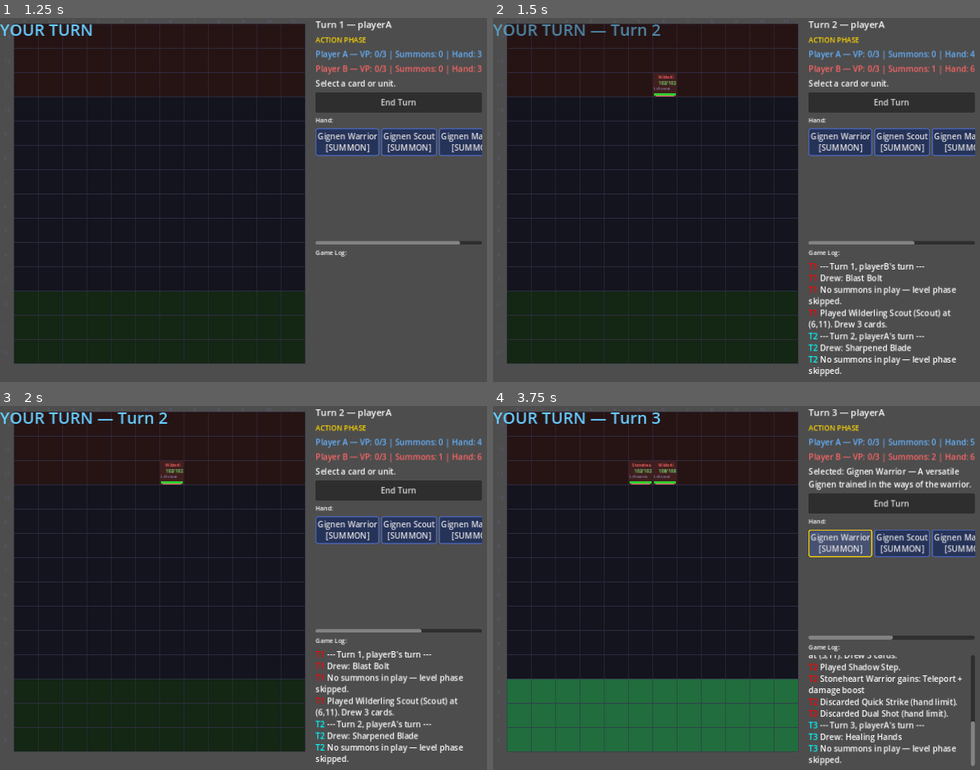
Above: before the commit, frames 1-4 (two rows, left to right).
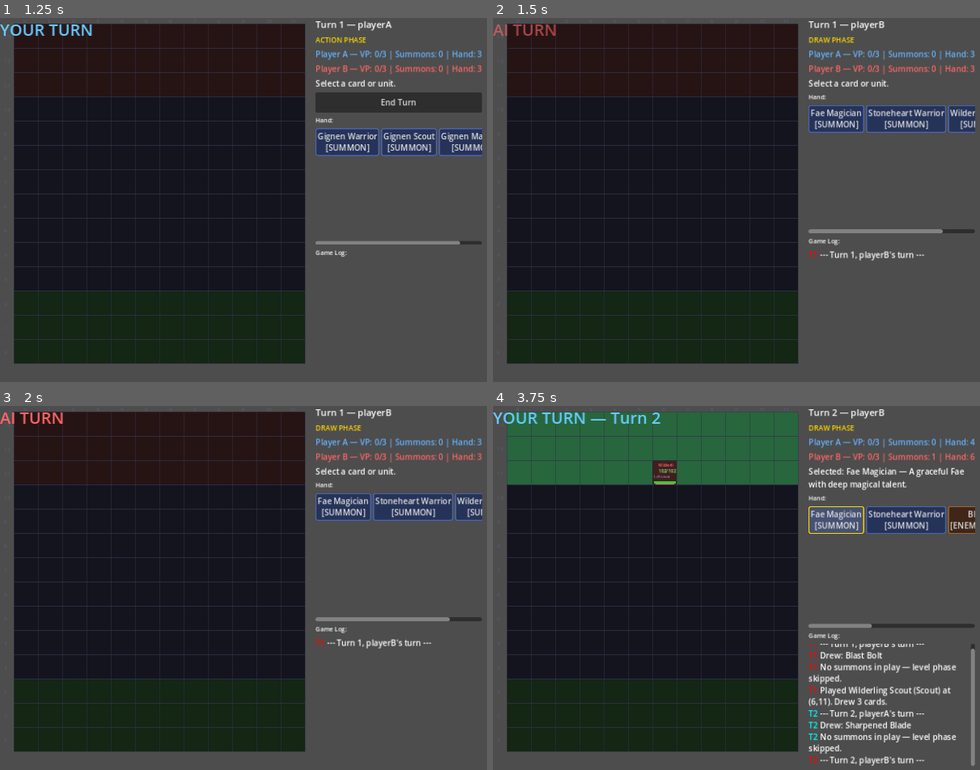
Above: after the commit, the same moments.

Repository: look-itsaxiom/summoners-grid
Game: Godot game, scene res://scenes/menu.tscn
The game is run twice, just before and just after one commit, with the same random seed, the same clock (stepped at 60 frames per second) and the same inputs.
Inputs (mouse positions are in pixels of both pictures, inside the frame that each line leads up to):
- Up to frame 1 (1.25 s): click "Watch AI vs AI" at 0.5 s
- Up to frame 2 (1.5 s): click "End Turn" at 1.25 s
- Up to frame 3 (2 s): no input
- Up to frame 4 (3.75 s): click (833, 507) at 2 s, where only the run after the commit has a clickable "Fae Magician [SUMMON]"; click "End Turn" at 2.75 s; click (833, 518) at 3.5 s, where only the run after the commit has a clickable "Fae Magician [SUMMON]"

Frame 1 is identical in both runs. In frame 2, 9.8% of the frame differs, in the area x 0-100%, y 0-99%; in frame 3, 9.8%; in frame 4, 33%, in the area x 2-100%, y 0-99%.

Commit message:
fix: turn banners now visible — await between AI/player transitions
The AI turn executed synchronously, immediately overwriting the "AI TURN"
banner with "YOUR TURN". Fixed by adding await timers:
- 1.0s delay after "AI TURN" banner before AI executes
- 0.5s delay after AI finishes before "YOUR TURN" banner
- End Turn button hidden during AI turn
- Board redraws after AI actions so player sees results

Co-Authored-By: Claude Opus 4.6 (1M context) <noreply@anthropic.com>

Diff:
--- a/godot/scripts/ui/game_screen.gd
+++ b/godot/scripts/ui/game_screen.gd
@@ -365,20 +365,26 @@
 	selected_card_index = -1
 	selected_unit_id = ""
 	board.clear_highlights()
+	end_turn_btn.visible = false  # Hide during AI turn
 
 	_gm.end_action_phase()
 
 	if _gm.is_game_over:
 		return
 
-	# Show AI turn banner briefly, then execute AI
+	# Show AI turn banner, wait, execute AI, then show player banner
 	turn_banner.show_banner("AI TURN", Color(1.0, 0.4, 0.4))
+	await get_tree().create_timer(1.0).timeout
+
 	_run_ai_turn()
-
-	if not _gm.is_game_over:
-		# Show player turn banner
-		turn_banner.show_banner("YOUR TURN — Turn %d" % _gm.turn_number, Color(0.4, 0.8, 1.0))
-
+	board.queue_redraw()
+	_refresh_ui()
+
+	if _gm.is_game_over:
+		return
+
+	await get_tree().create_timer(0.5).timeout
+	turn_banner.show_banner("YOUR TURN — Turn %d" % _gm.turn_number, Color(0.4, 0.8, 1.0))
 	_refresh_ui()
 
 
